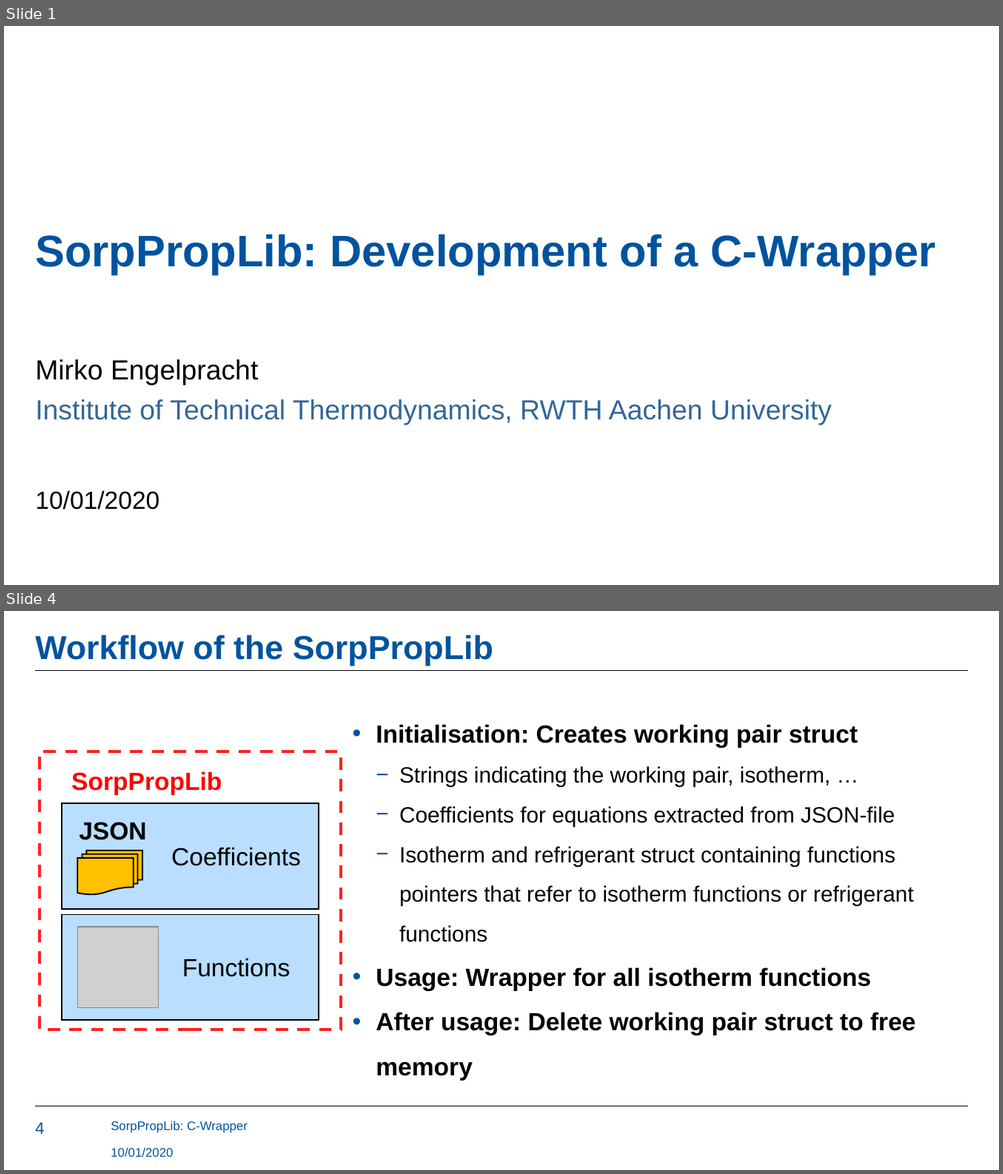
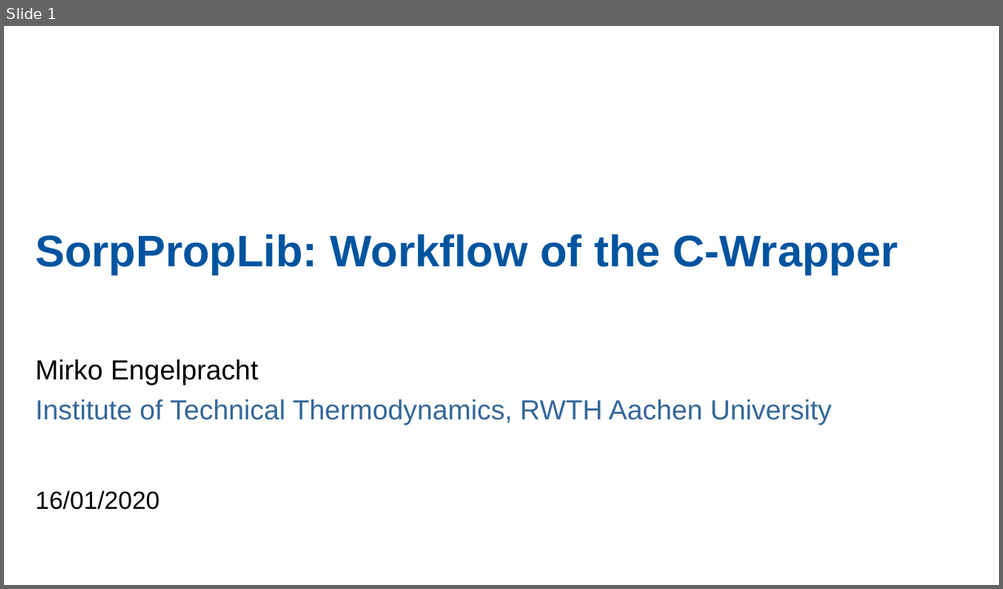
Before and after one commit to carlesRT/sorpproplib_JSON, a slide deck: c_wrapper/SorpPropLib_CWrapper.pptx. Shown one above the other, each under a label of ours: slides 1 and 4 before the commit, slide 1 after it; the slides between them are not shown. The pictures are 1003x1174 and 1003x589 pixels, drawn with LibreOffice and Linux fonts; fonts in the diff are those of the drawing; grey boxes stand for pictures; background and template pictures are left out. Boxes give left, top, right and bottom in pixels: in the first picture for what was removed or moved away, otherwise in the second. Text is boxed around its words. In the diff, an @@ line names an element or a change of style, - is before the commit and + after.

Commit message:
Updated workflow of C wrapper

```diff
--- a/c_wrapper/SorpPropLib_CWrapper.pptx
+++ b/c_wrapper/SorpPropLib_CWrapper.pptx
@@ slide 4 removed at (4, 611, 999, 1170), background #FFFFFF @@
@@ title removed at (35, 635, 493, 666) @@
-Workflow of the SorpPropLib
@@ line removed from (35, 671) to (967, 671) @@
@@ text removed at (375, 724, 916, 1080) @@
-• Initialisation: Creates working pair struct
-  − Strings indicating the working pair, isotherm, …
-  − Coefficients for equations extracted from JSON-file
-  − Isotherm and refrigerant struct containing functions pointers that refer to isotherm functions or refrigerant functions
-• Usage: Wrapper for all isotherm functions
-• After usage: Delete working pair struct to free memory
@@ group removed at (39, 752, 340, 1030): 4 texts, 3 rectangles, 1 flow chart multidocument, 1 picture @@
-JSON
-Coefficients
-Functions
-SorpPropLib
@@ line removed from (35, 1106) to (967, 1106) @@
@@ text removed at (111, 1121, 247, 1133) @@
-SorpPropLib: C-Wrapper
@@ page number removed at (35, 1122, 44, 1134) @@
-4
@@ text removed at (111, 1147, 173, 1158) @@
-10/01/2020
@@ slide 1 changed as well @@
@@ title at (35, 234, 897, 275): text changed; text colour #00539E to #00549F @@
-SorpPropLib: Development of a C-Wrapper
+SorpPropLib: Workflow of the C-Wrapper
@@ text at (35, 491, 159, 510): text changed @@
-10/01/2020
+16/01/2020
```
Also in this commit, not shown: 6 other slides changed, 7 slides added, 6 other slides removed.
